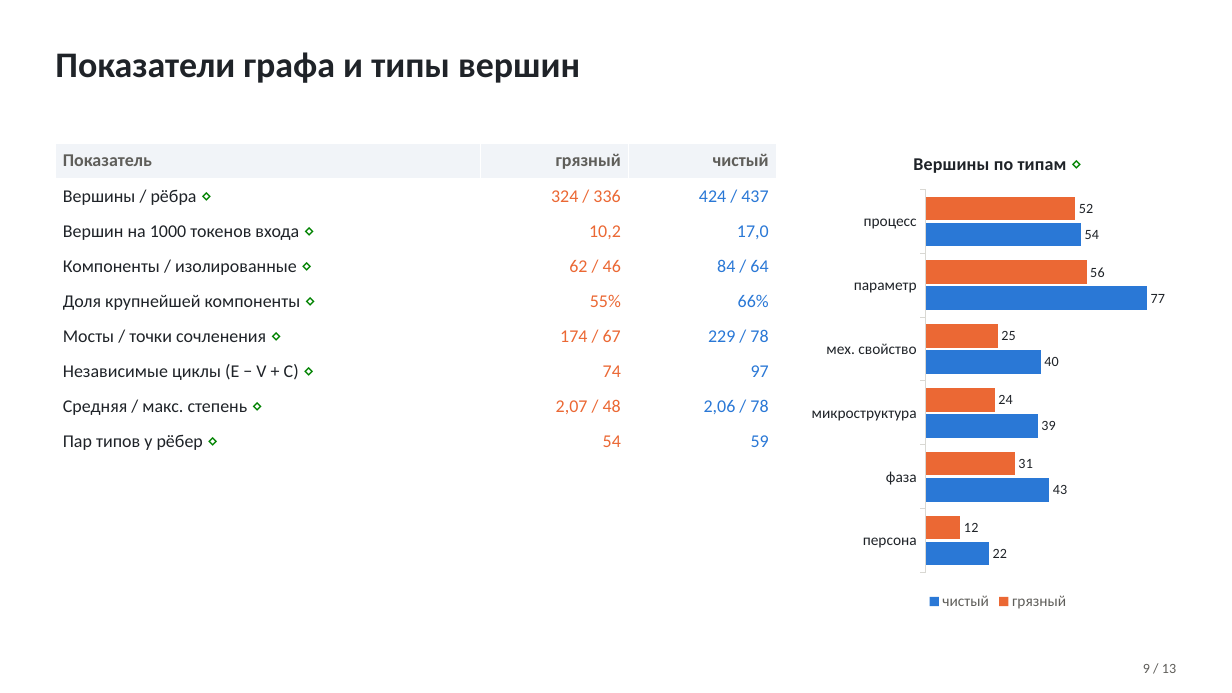
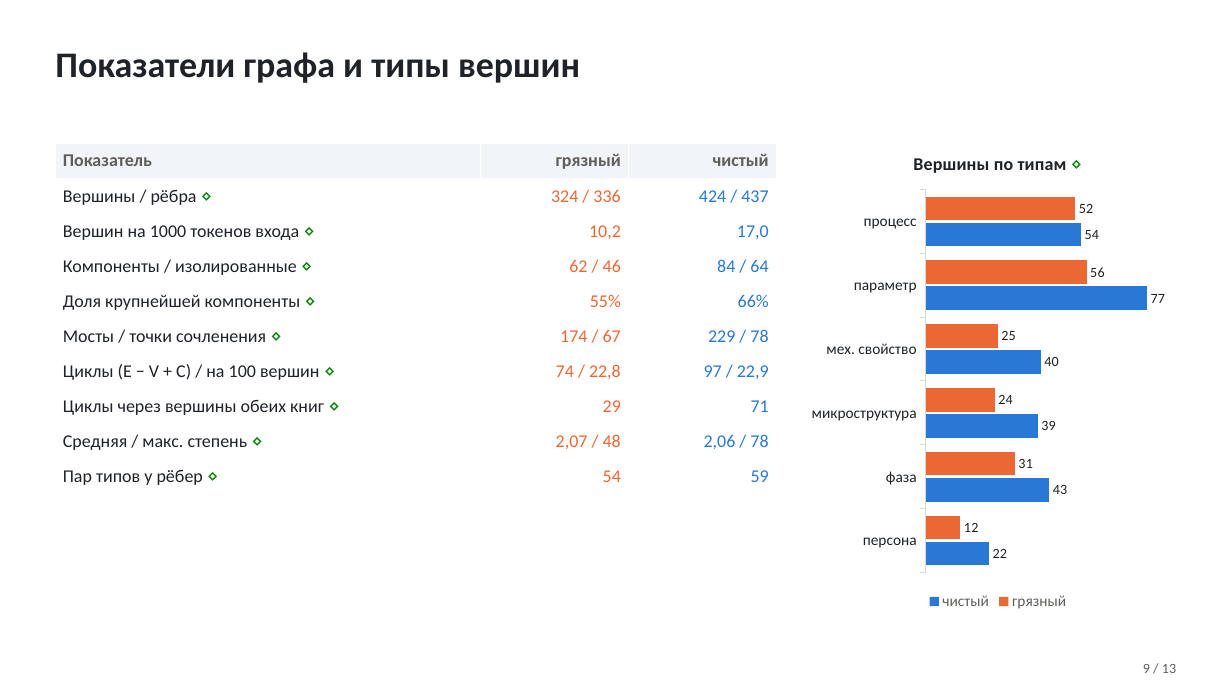
Before and after one commit to TeaDove/mam-26-1, a slide deck: slide 9 of 1-graph/lab-2/results/presentation.pptx. Drawn at 1232x693 pixels with LibreOffice and Linux fonts; fonts in the diff are those of the drawing. Boxes give left, top, right and bottom in pixels: in the first picture for what was removed or moved away, otherwise in the second. Text is boxed around its words. In the diff, an @@ line names an element or a change of style, - is before the commit and + after.

```diff
--- a/1-graph/lab-2/results/presentation.pptx
+++ b/1-graph/lab-2/results/presentation.pptx
@@ table at [55, 143, 776, 494] @@
-row 7: Независимые циклы (E − V + C) ⋄ | 74 | 97
+row 7: Циклы (E − V + C) / на 100 вершин ⋄ | 74 / 22,8 | 97 / 22,9
+row 8: Циклы через вершины обеих книг ⋄ | 29 | 71
```
Also in this commit, not shown: 4 other slides changed, 19 other files.
